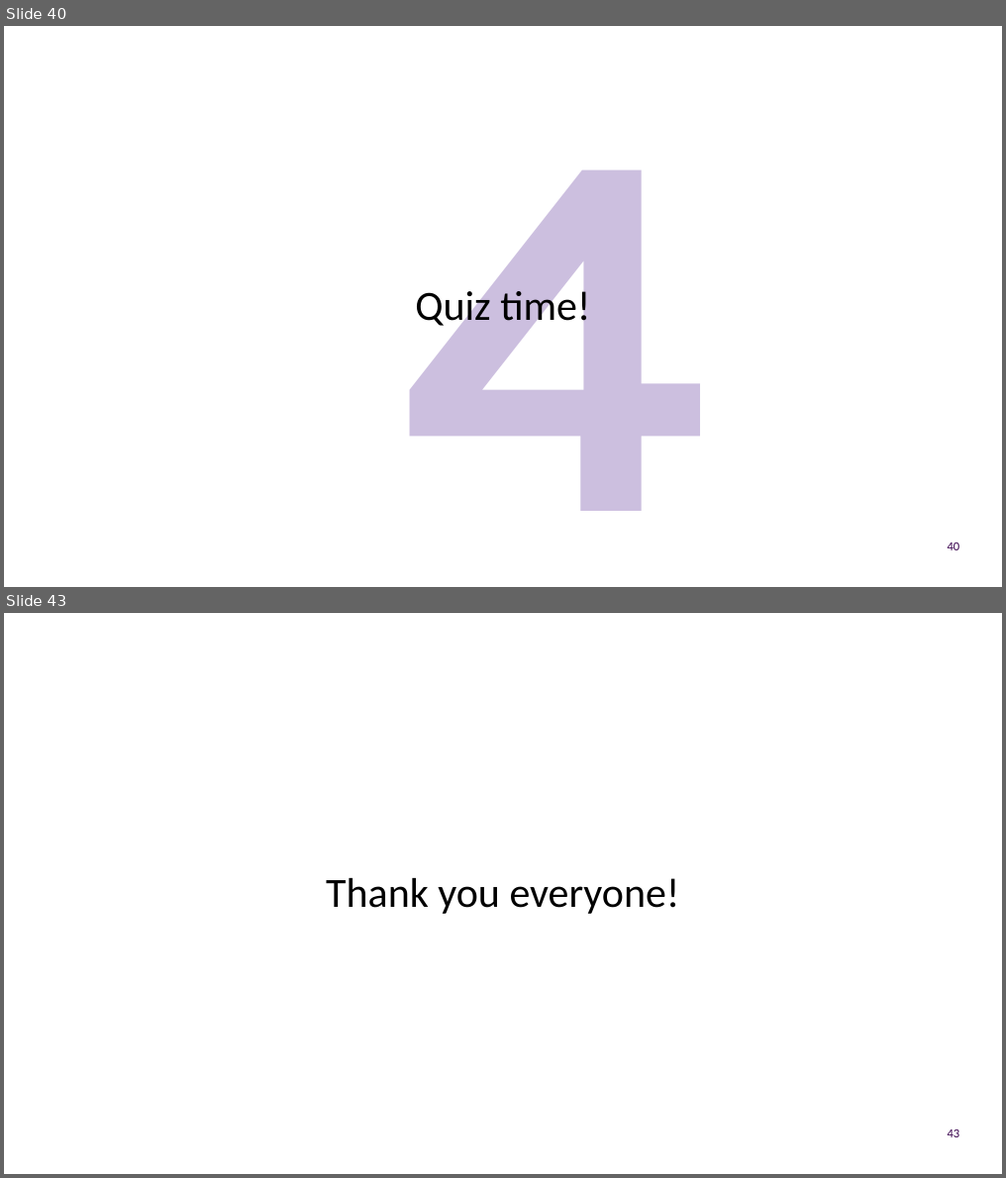
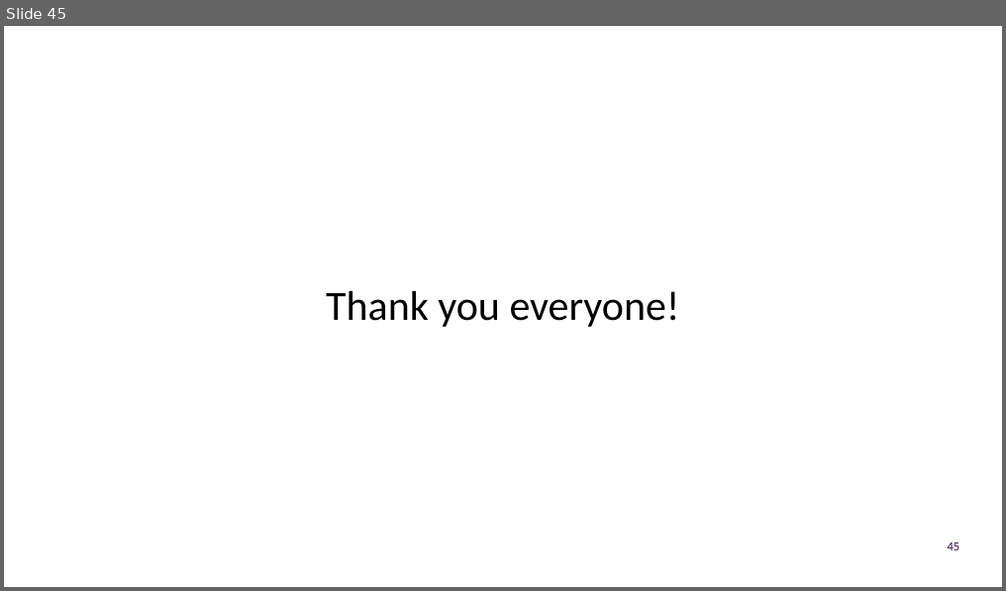
Before and after one commit to UOMDSS/workshops-2022-2023, a slide deck: semester-1/Week-7-EEG-Feeling-Emotions-Logistic-Regression/presentation.pptx. Shown one above the other, each under a label of ours: slides 40 and 43 before the commit, slide 45 after it; the slides between them are not shown. The pictures are 1006x1178 and 1006x591 pixels, drawn with LibreOffice and Linux fonts; fonts in the diff are those of the drawing; background and template pictures are left out. Boxes give left, top, right and bottom in pixels: in the first picture for what was removed or moved away, otherwise in the second. Text is boxed around its words. In the diff, an @@ line names an element or a change of style, - is before the commit and + after.

```diff
--- a/semester-1/Week-7-EEG-Feeling-Emotions-Logistic-Regression/presentation.pptx
+++ b/semester-1/Week-7-EEG-Feeling-Emotions-Logistic-Regression/presentation.pptx
@@ slide 40 removed at <box>4,26,1002,587</box>, background #FFFFFF @@
@@ text removed at <box>398,171,707,511</box> @@
-4
@@ text removed at <box>415,285,590,330</box> @@
-Quiz time!
@@ page number removed at <box>947,543,960,551</box> @@
-40
@@ what was slide 43 is now slide 45 @@
```
Also in this commit, not shown: 29 slides changed, 4 slides added, 1 other slide removed, 1 other file.
